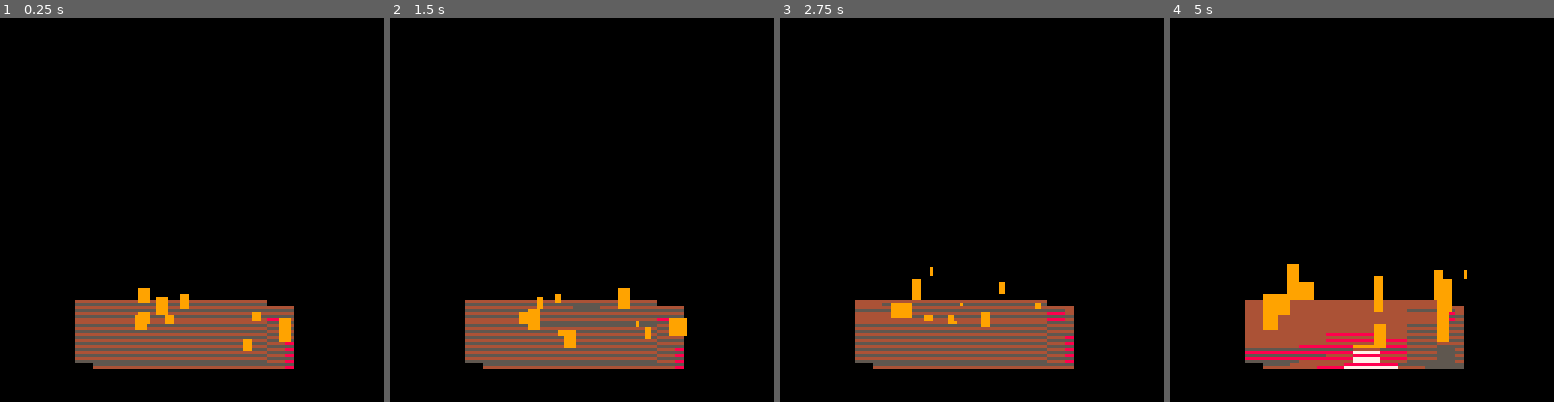
Above: before the commit, frames 1-4 (left to right).
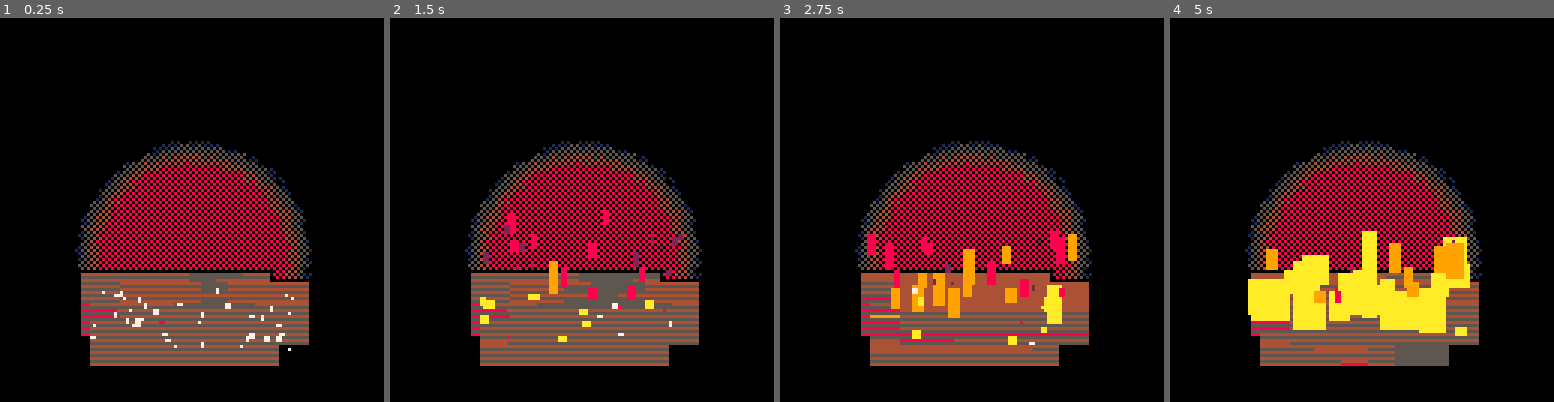
Above: after the commit, the same moments.

Repository: adparadise/pico8-games
Game: PICO-8 cartridge yulelog.p8
The game is run twice, just before and just after one commit, with the same random seed, the same clock (stepped at 60 frames per second) and the same inputs.
Inputs:
- Up to frame 1 (0.25 s): no input
- Up to frame 2 (1.5 s): no input
- Up to frame 3 (2.75 s): no input
- Up to frame 4 (5 s): no input

The runs differ from the first frame. In frame 1, 18% of the frame differs, in the area x 19-82%, y 32-92%; in frame 2, 19%; in frame 3, 19%; in frame 4, 22%.

Commit message:
background, color ramping on licks and centered

Diff:
--- a/yulelog.p8
+++ b/yulelog.p8
@@ -11,19 +11,38 @@
 logs={}
 hots={}
 licks={}
+disp={}
 
 function _init()
+  local off=rnd(100)/100
   for i=0,3 do
-    local x=cx-w/2+rnd(20)
-    local y=cy-h/2+rnd(12)
+    local x=cx-w/2+cos(i/3+off)*8+11
+    local y=cy-h/2+sin(i/3+off)*6+4
     logs[i]=create_log(x,y,w,h)
   end
   for i=0,2 do
     hots[i]=create_hot()
   end
-  for i=0,10 do
+  for i=0,40 do
     licks[i]=create_lick()
   end
+  for j=0,31 do
+    local row={}
+    for i=0,31 do
+      row[i]={x=0,y=-3}
+    end
+    disp[j]=row
+  end
+  create_background()
+end
+
+function get_disp(x,y)
+  local i,j
+  i=flr(x/4)
+  j=flr(y/4)
+  if i<0 or i>31 or j<0 or j>31 then return end
+  cell=disp[j][i]
+  return cell
 end
 
 function _update()
@@ -33,12 +52,20 @@
 
 function _draw()
   cls()
+  draw_background()
+  for log in all(logs) do
+    draw_log_outline(log)
+  end
   for log in all(logs) do
     draw_log(log)
   end
   for lick in all(licks) do
     draw_lick(lick)
   end
+end
+
+function draw_background()
+  spr(16,16,16,16,16)
 end
 
 function create_log(x,y,w,h)
@@ -72,6 +99,34 @@
   lick={}
   randomize_lick(lick)
   return lick
+end
+
+function create_background()
+  local dist,col,byte,addr,noise
+  local ox=-1
+  local oy=1
+  local len=32
+  local mid=48
+  for y=0,mid*2 do
+    for x=0,mid*2 do
+      dist=sqrt((mid-x)^2+(mid*1.5-y)^2)
+      dist+=rnd(100)/50
+      if (x+y)%2==1 then
+        col=0
+      end
+      if (x+y)%2==0 then
+        col=col_lookup(dist,bg_table,bg_thrsh)
+      end
+      if x%2==0 then
+        byte=col
+      end
+      if x%2==1 then
+        byte+=col*16
+        addr=ox*4+x/2+oy*4+y*len*2
+        poke(addr,byte)
+      end
+    end
+  end
 end
 
 function update_hots()
@@ -89,28 +144,39 @@
 
 function update_licks()
   for lick in all(licks) do
-    lick.d+=0.05*lick.speed
-    lick.t+=0.03
-    if lick.d < 1 then
-      lick.w=lick.d*lick.girth
-      lick.h=lick.d*lick.length
-      lick.oy=0
-    end
-    if lick.d >=1 and lick.d < 3 then
-      local s=1-cos((lick.d-1)/2)
-      lick.w=lick.girth*(1+s)
-      lick.h=lick.length*lick.d
-      lick.oy=0
-    end
-    if lick.d >=3 then
-      lick.w=lick.girth*((5-lick.d)/2)
-      lick.h=lick.length*3*((5-lick.d)/2)
-      lick.oy=lick.length*3*(lick.d-3)/2
-    end
-    local s=sin(lick.t)
-    if lick.d>5 then
-      randomize_lick(lick)
-    end
+    drift_lick(lick)
+    progress_lick(lick)
+  end
+end
+
+function drift_lick(lick)
+  cell=get_disp(lick.x,lick.y)
+  lick.x+=cell.x/10
+  lick.y+=cell.y/10
+end
+
+function progress_lick(lick)
+  lick.d+=0.05*lick.speed
+  lick.t+=0.03
+  if lick.d < 1 then
+    lick.w=lick.d*lick.girth
+    lick.h=lick.d*lick.length
+    lick.oy=0
+  end
+  if lick.d >=1 and lick.d < 3 then
+    local s=1-cos((lick.d-1)/2)
+    lick.w=lick.girth*(1+s)
+    lick.h=lick.length*lick.d
+    lick.oy=0
+  end
+  if lick.d >=3 then
+    lick.w=lick.girth*((5-lick.d)/2)
+    lick.h=lick.length*3*((5-lick.d)/2)
+    lick.oy=lick.length*3*(lick.d-3)/2
+  end
+  local s=sin(lick.t)
+  if lick.d>5 then
+    randomize_lick(lick)
   end
 end
 
@@ -127,15 +193,19 @@
   lick.h=0
   lick.oy=0
   lick.speed=(200+rnd(100))/100
-  lick.x=cx-m+rnd(w+m/2)
+  lick.x=cx-m+rnd(w+m/2)-2
   lick.y=cy-m/4+rnd(m)
   lick.t=rnd(500)/500
-  lick.girth=(20+rnd(10))/10
+  lick.girth=(30+rnd(15))/10
   lick.length=(20+rnd(40))/10
 end
 
-col_table={5,  4,  8,  9, 10,7}
-col_thrsh={0,200,300,350,375}
+bg_table={5,8,4,5,1,0}
+bg_thrsh={0,33,36,39,40}
+ember_table={5,  4,  8,  9, 10,7}
+ember_thrsh={0,200,300,350,375}
+lick_table={0,  8, 7,  10,10,9,8,2,0}
+lick_thrsh={0,0.1,0.3,0.9,3,4,4.5}
 
 function get_heat(x,y)
   local heat=0
@@ -149,12 +219,20 @@
 end
 
 function draw_lick(lick)
-  local x, y
+  local x, y,col
+  col=col_lookup(lick.d,lick_table,lick_thrsh)
   x=lick.x-lick.w/2
   y=lick.y-lick.h-lick.oy
   rectfill(x,y,
            x+lick.w,y+lick.h,
-           9)
+           col)
+end
+
+function draw_log_outline(log)
+  rect(log.x-1,log.y-1,
+       log.x+log.w+3,
+       log.y+log.h+2,
+       0)
 end
 
 function draw_log(log)
@@ -174,13 +252,13 @@
         heat=get_heat(x,y)
       end
       w=heat+shoot.weight
-      col=col_lookup(w)
-      line(x,y,x+3,y,col)
+      col=col_lookup(w,ember_table,ember_thrsh)
+      line(x,y,x+2,y,col)
     end
   end
 end
 
-function col_lookup(w)
+function col_lookup(w,col_table,col_thrsh)
   local col
   for j,val in pairs(col_table) do
     local thresh=col_thrsh[j]
Not shown, changed: 23 lines of the sprite sheet (__gfx__) section of yulelog.p8
